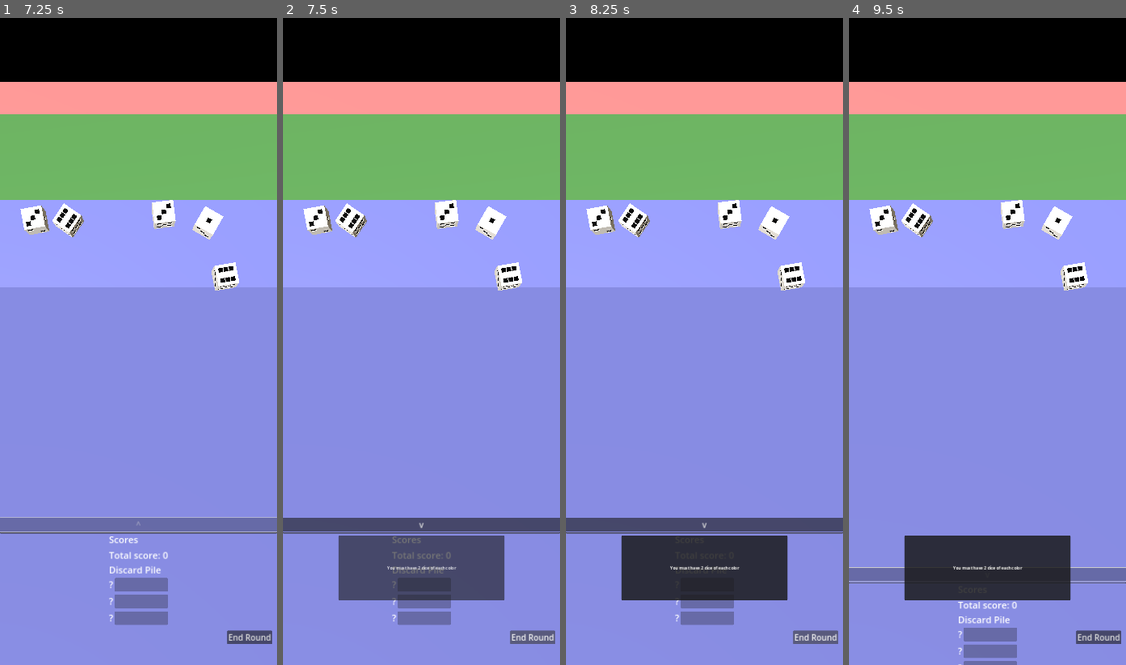
Above: before the commit, frames 1-4 (left to right).
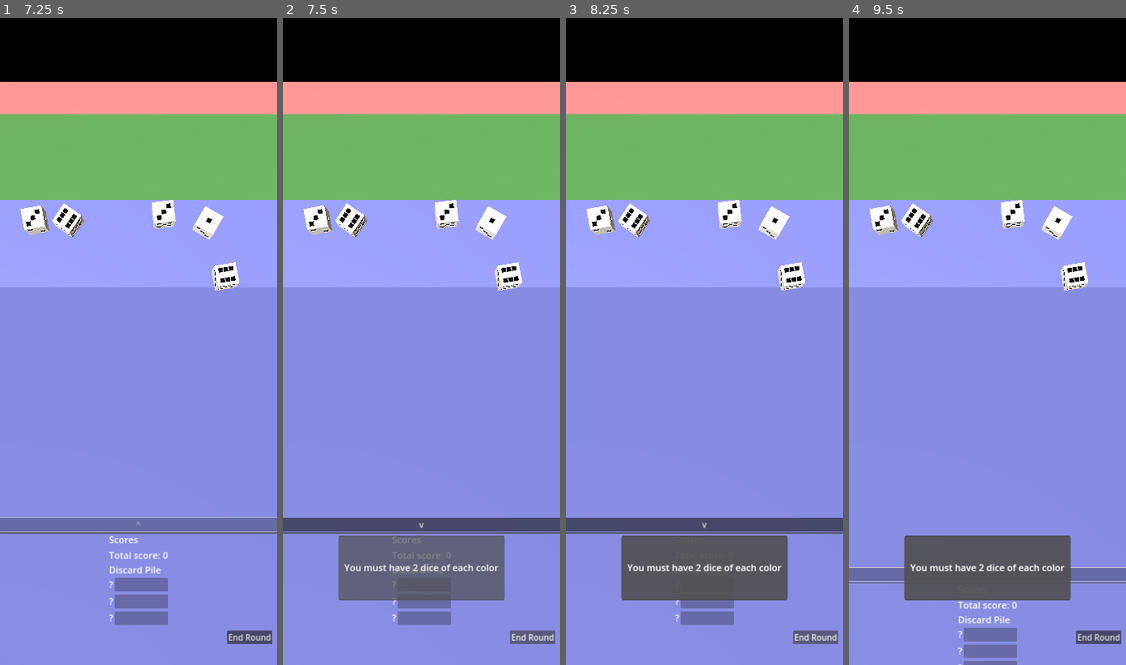
Above: after the commit, the same moments.

Repository: Inglo-Games/SigmaDiceGame
Game: Godot game, scene res://Scenes/Menus/MainMenu.tscn
Same seed, same stepped clock (60 frames per second), same inputs: the game is played once before the commit and once after it.
Inputs (mouse positions are in pixels of both pictures, inside the frame that each line leads up to):
- Up to frame 1 (7.25 s): click "Play Game" at 0.5 s; click "^" at 1.25 s; move the mouse to (199, 309) at 2.02 s; tap Space (launch_dice) at 2.1, 4.35, 6.6 s; click (199, 309) at 2.17 s; move the mouse to (83, 373) at 2.77 s; click (83, 373) at 2.85 s; click "v" at 3.5 s; move the mouse to (166, 199) at 4.27 s; click (166, 199) at 4.42 s; move the mouse to (124, 470) at 5.02 s; click (124, 470) at 5.1 s; click "^" at 5.75 s; move the mouse to (221, 438) at 6.52 s; click (221, 438) at 6.67 s
- Up to frame 2 (7.5 s): click "End Round" at 7.25 s
- Up to frame 3 (8.25 s): click "End Round" at 8 s
- Up to frame 4 (9.5 s): click "v" at 8.75 s

Frame 1 is identical in both runs. In frame 2, 5.5% of the frame differs, in the area x 20-80%, y 80-90%; in frame 3, 5.9%; in frame 4, 6.0%, in the area x 19-81%, y 80-90%.

Commit message:
Apply main theme to error popups

Diff:
--- a/game/Scenes/UI/TempNotification.gd
+++ b/game/Scenes/UI/TempNotification.gd
@@ -13,6 +13,8 @@
 func _ready():
 	# Set label text
 	$NotifLabel.text = notif_text
+	# Apply theme to all child elements
+	theme = load("res://Themes/MainTheme.tres")
 	# Wait until lifetime expires, then remove
 	await get_tree().create_timer(NOTIF_LIFETIME).timeout
 	_fade_out_and_remove()
